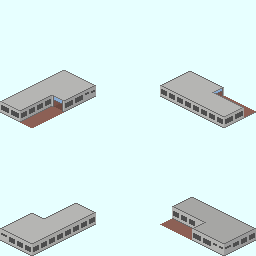
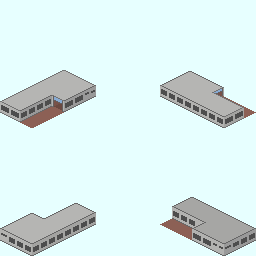
Revision of a layered 256 × 256 image; what changed, layer by layer:
painted on "背景" over [224, 96, 256, 118]
